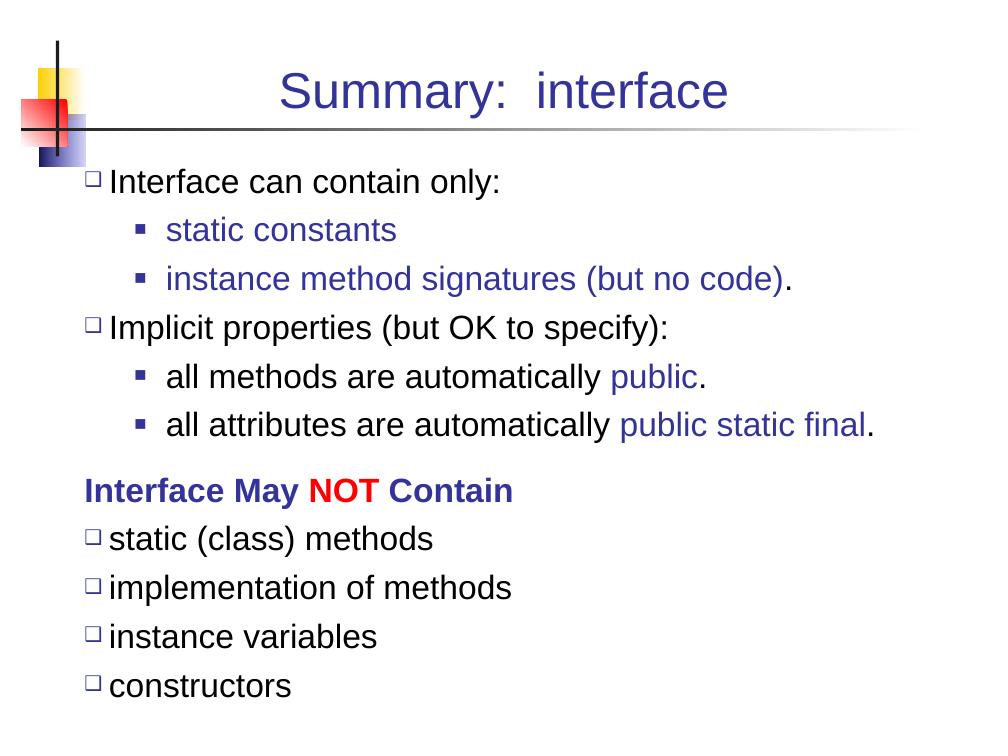
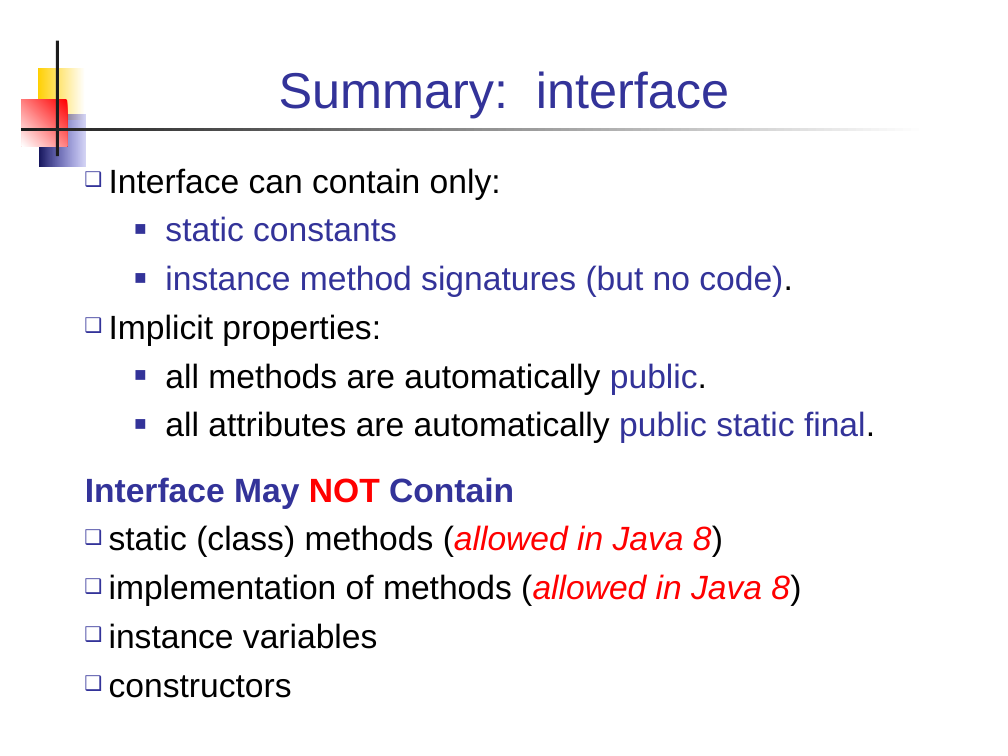
Before and after one commit to skeoop/skeoop.github.io, a slide deck: slide 26 of week2/1-Interfaces.ppt (slide 27 before the commit). Drawn at 1008x756 pixels with LibreOffice and Linux fonts; fonts in the diff are those of the drawing. Boxes give left, top, right and bottom in pixels: in the first picture for what was removed or moved away, otherwise in the second. Text is boxed around its words. In the diff, an @@ line names an element or a change of style, - is before the commit and + after.

```diff
--- a/week2/1-Interfaces.ppt
+++ b/week2/1-Interfaces.ppt
@@ text at [109,314,381,346]: text changed @@
-❑ Implicit properties (but OK to specify):
+❑ Implicit properties:
@@ text at [109,525,801,606]: text changed @@
-❑ static (class) methods
-❑ implementation of methods
+❑ static (class) methods (allowed in Java 8)
+❑ implementation of methods (allowed in Java 8)
```
Also in this commit, not shown: 36 other slides changed, 2 slides added, 10 slides removed.
